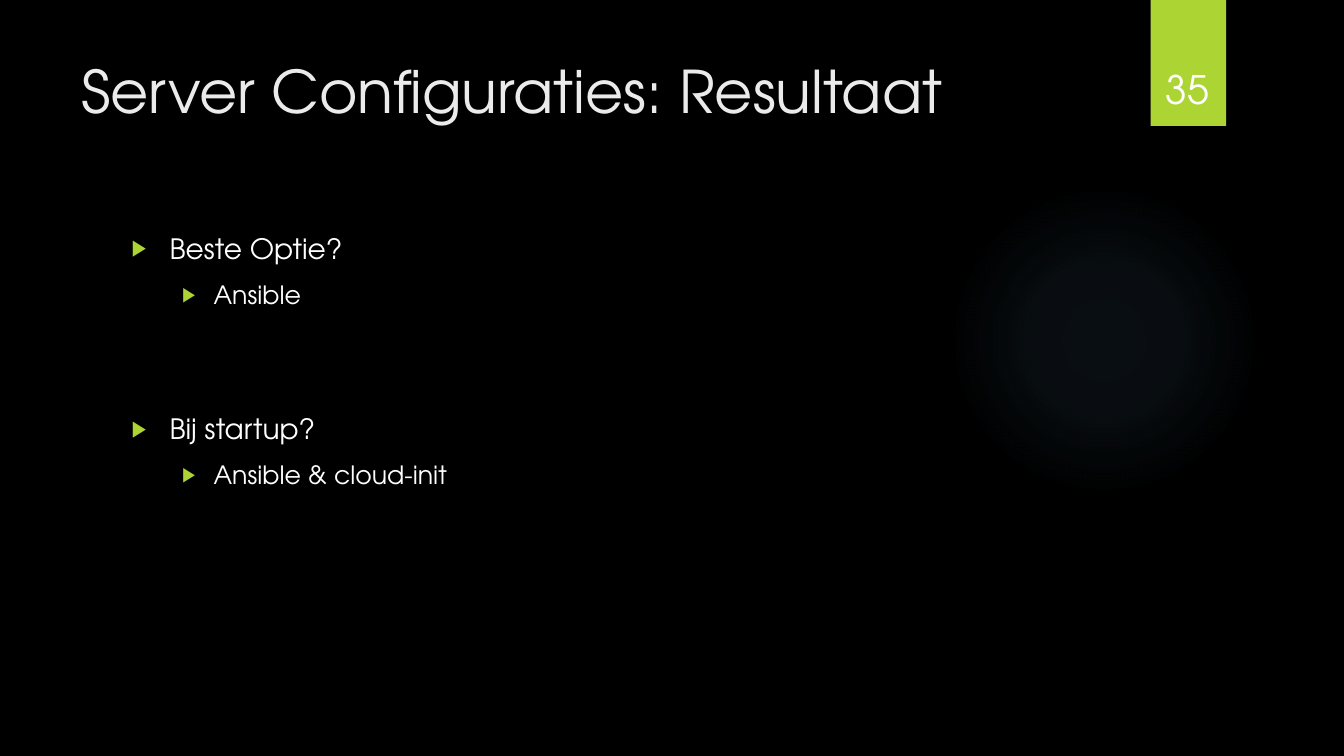
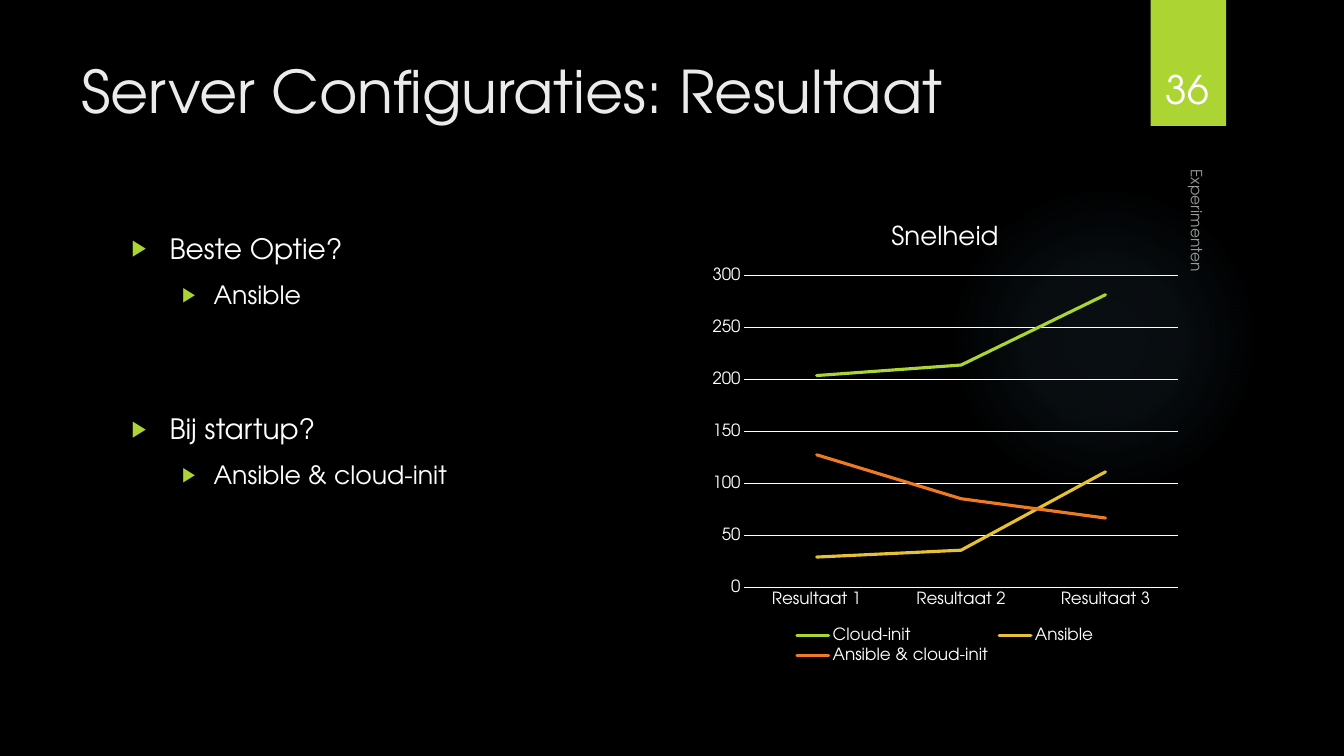
Before and after one commit to MaartenDeS/bachelorproef, a slide deck: slide 36 of presentatie/presentatie.pptx (slide 35 before the commit). Drawn at 1344x756 pixels with LibreOffice and Linux fonts; fonts in the diff are those of the drawing; background and template pictures are left out. Boxes give left, top, right and bottom in pixels: in the first picture for what was removed or moved away, otherwise in the second. Text is boxed around its words. In the diff, an @@ line names an element or a change of style, - is before the commit and + after.

```diff
--- a/presentatie/presentatie.pptx
+++ b/presentatie/presentatie.pptx
@@ page number at [1166, 74, 1209, 105]: text changed @@
-35
+36
@@ line chart added at [703, 205, 1188, 667] @@
+title "Snelheid "
+categories: Resultaat 1, Resultaat 2, Resultaat 3
+Cloud-init: 204, 214, 282
+Ansible: 29, 36, 111
+Ansible & cloud-init: 128, 85, 67
@@ text added at [1183, 180, 1209, 269], 11 pt, text #FFFFFF at 60% opacity @@
+Experimenten
```
Also in this commit, not shown: 25 other slides changed, 12 slides added, 1 slide removed.
